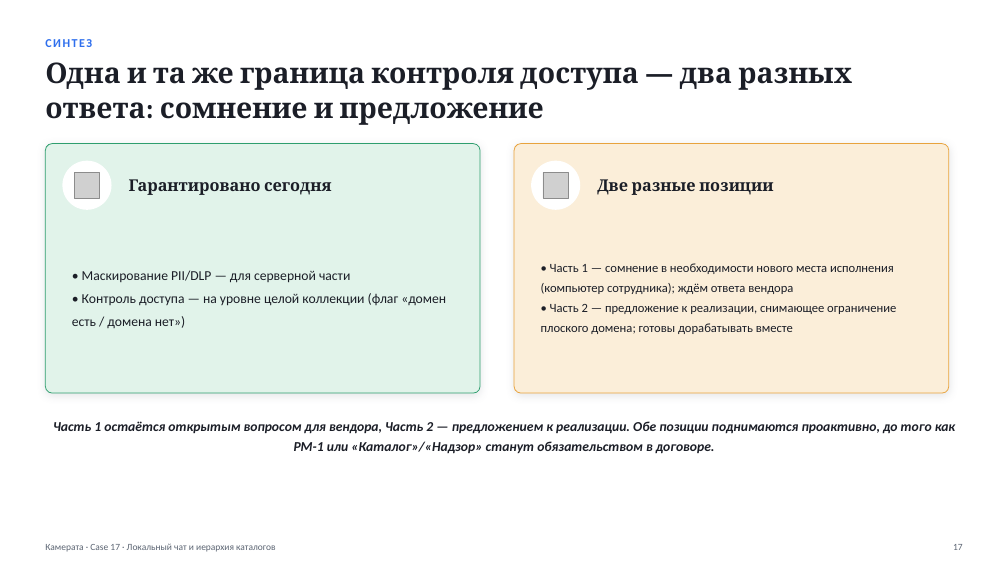
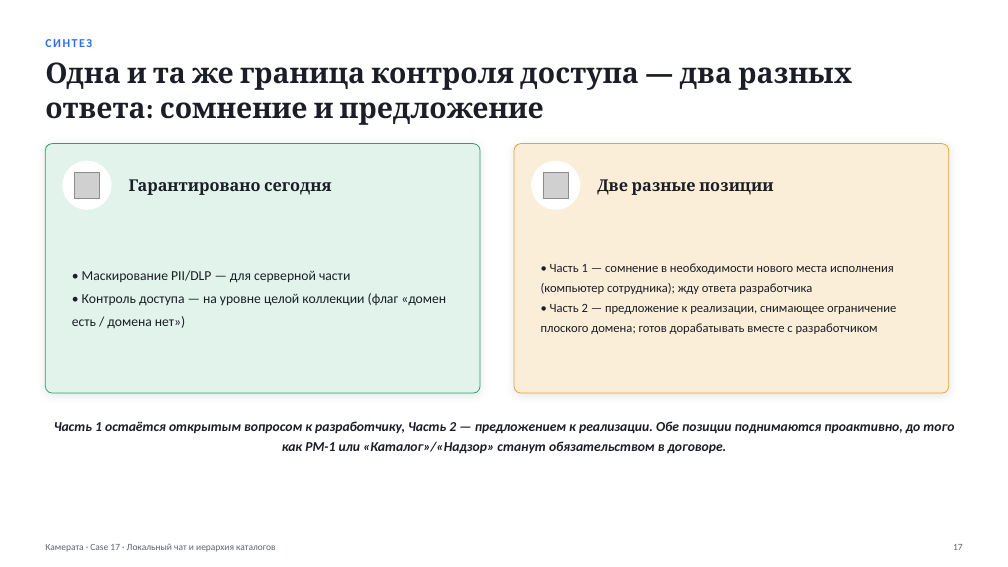
Before and after one commit to vladilslavandrosov-prog/job-RAG, a slide deck: slide 17 of docs/presentations/case-17-lokalny-chat-i-ierarhiya-katalogov.pptx. Drawn at 1008x567 pixels with LibreOffice and Linux fonts; fonts in the diff are those of the drawing; grey boxes stand for pictures. Boxes give left, top, right and bottom in pixels: in the first picture for what was removed or moved away, otherwise in the second. Text is boxed around its words. In the diff, an @@ line names an element or a change of style, - is before the commit and + after.

```diff
--- a/docs/presentations/case-17-lokalny-chat-i-ierarhiya-katalogov.pptx
+++ b/docs/presentations/case-17-lokalny-chat-i-ierarhiya-katalogov.pptx
@@ text at bbox=[541, 263, 896, 334]: text changed @@
-• Часть 1 — сомнение в необходимости нового места исполнения (компьютер сотрудника); ждём ответа вендора
-• Часть 2 — предложение к реализации, снимающее ограничение плоского домена; готовы дорабатывать вместе
+• Часть 1 — сомнение в необходимости нового места исполнения (компьютер сотрудника); жду ответа разработчика
+• Часть 2 — предложение к реализации, снимающее ограничение плоского домена; готов дорабатывать вместе с разработчиком
@@ text at bbox=[54, 421, 954, 454]: text changed @@
-Часть 1 остаётся открытым вопросом для вендора, Часть 2 — предложением к реализации. Обе позиции поднимаются проактивно, до того как РМ-1 или «Каталог»/«Надзор» станут обязательством в договоре.
+Часть 1 остаётся открытым вопросом к разработчику, Часть 2 — предложением к реализации. Обе позиции поднимаются проактивно, до того как РМ-1 или «Каталог»/«Надзор» станут обязательством в договоре.
```
Also in this commit, not shown: 11 other slides changed.
